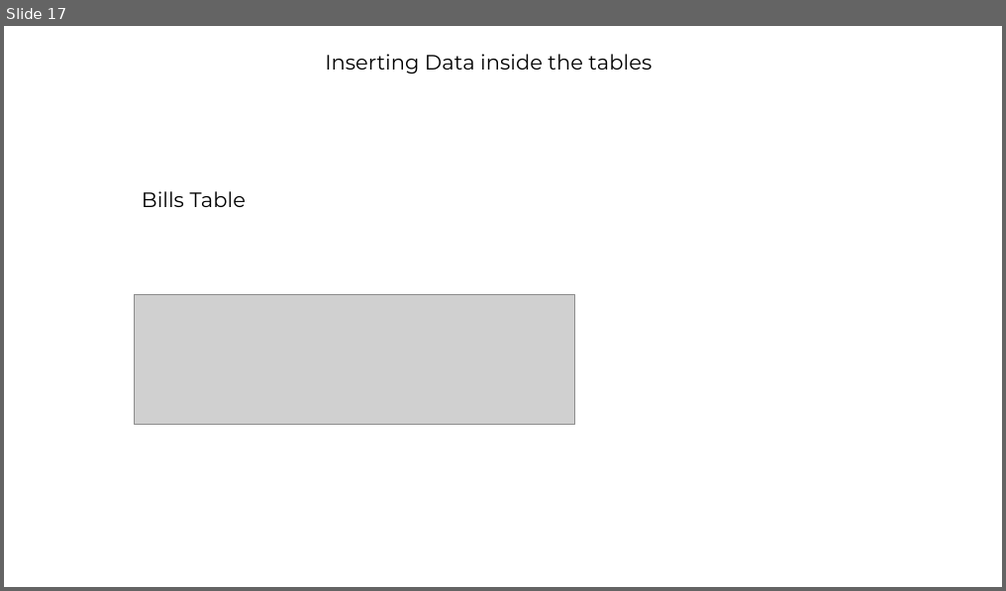
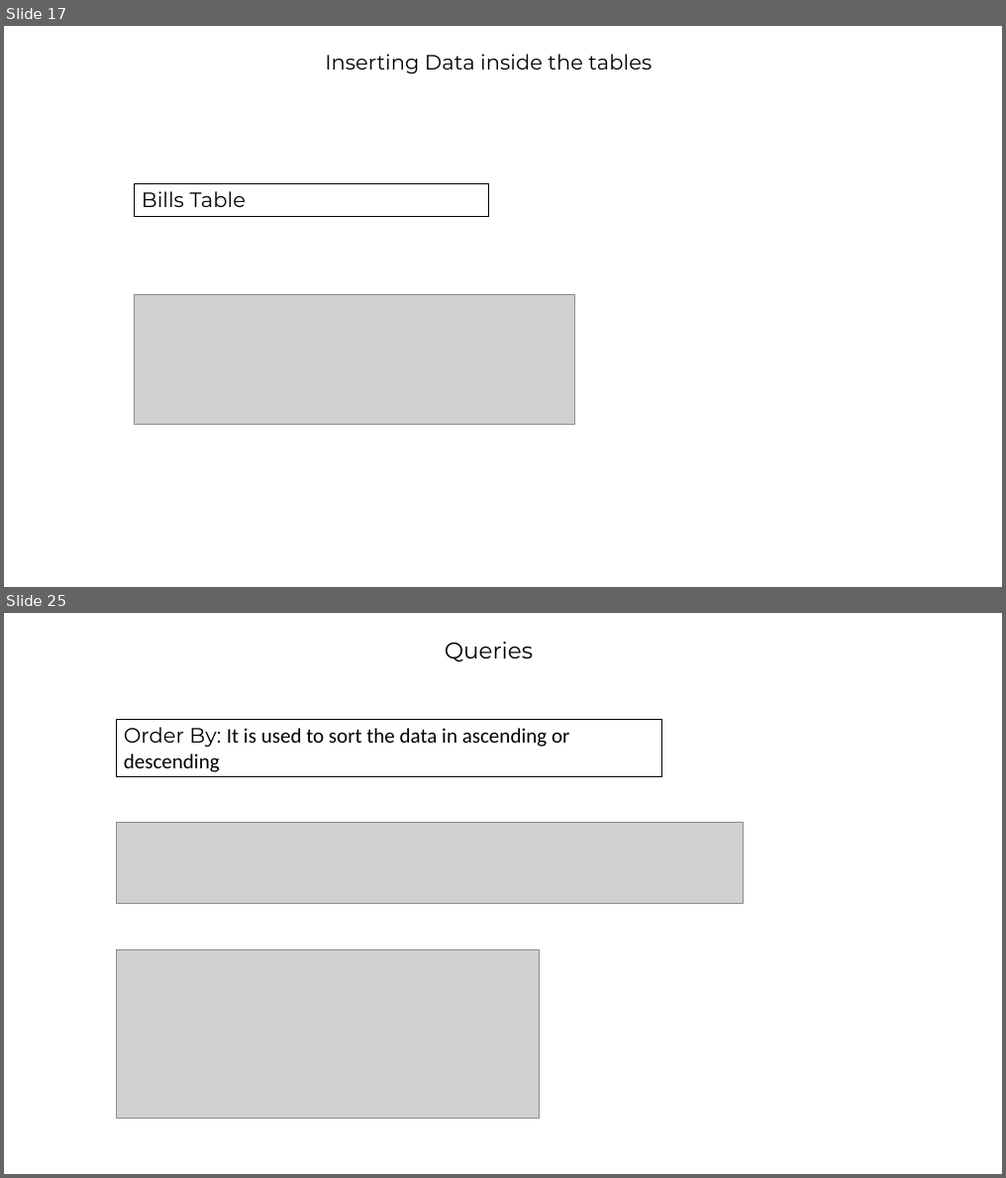
Before and after one commit to barrett28/1_IT-vedant, a slide deck: 4_sql/project''/hospital_management.pptx. Shown one above the other, each under a label of ours: slide 17 before the commit, slides 17 and 25 after it; the slides between them are not shown. The pictures are 1006x591 and 1006x1178 pixels, drawn with LibreOffice and Linux fonts; fonts in the diff are those of the drawing; grey boxes stand for pictures; background and template pictures are left out. Boxes give left, top, right and bottom in pixels: in the first picture for what was removed or moved away, otherwise in the second. Text is boxed around its words. In the diff, an @@ line names an element or a change of style, - is before the commit and + after.

```diff
--- a/4_sql/project''/hospital_management.pptx
+++ b/4_sql/project''/hospital_management.pptx
@@ slide 25 added at bbox=[4, 613, 1002, 1174], background picture (left out) @@
@@ text added at bbox=[445, 642, 533, 663], 22 pt, text #000000 @@
+Queries
@@ rectangle added at bbox=[116, 719, 662, 777], outline #000000 0.75 pt, 20 pt, text #000000 @@
+Order By: It is used to sort the data in ascending or descending
@@ picture added at bbox=[116, 823, 744, 904] @@
@@ picture added at bbox=[116, 950, 539, 1118] @@
@@ slide 17 changed as well @@
@@ rectangle "Bills Table": place and size @@
-rectangle "Bills Table" at bbox=[142, 191, 246, 207]
+rectangle "Bills Table" at bbox=[135, 184, 488, 217]
@@ rectangle "Bills Table" at bbox=[135, 184, 488, 217]: outline none to #000000 0.75 pt @@
```
Also in this commit, not shown: 15 other slides changed, 21 other slides added, 38 other files.
